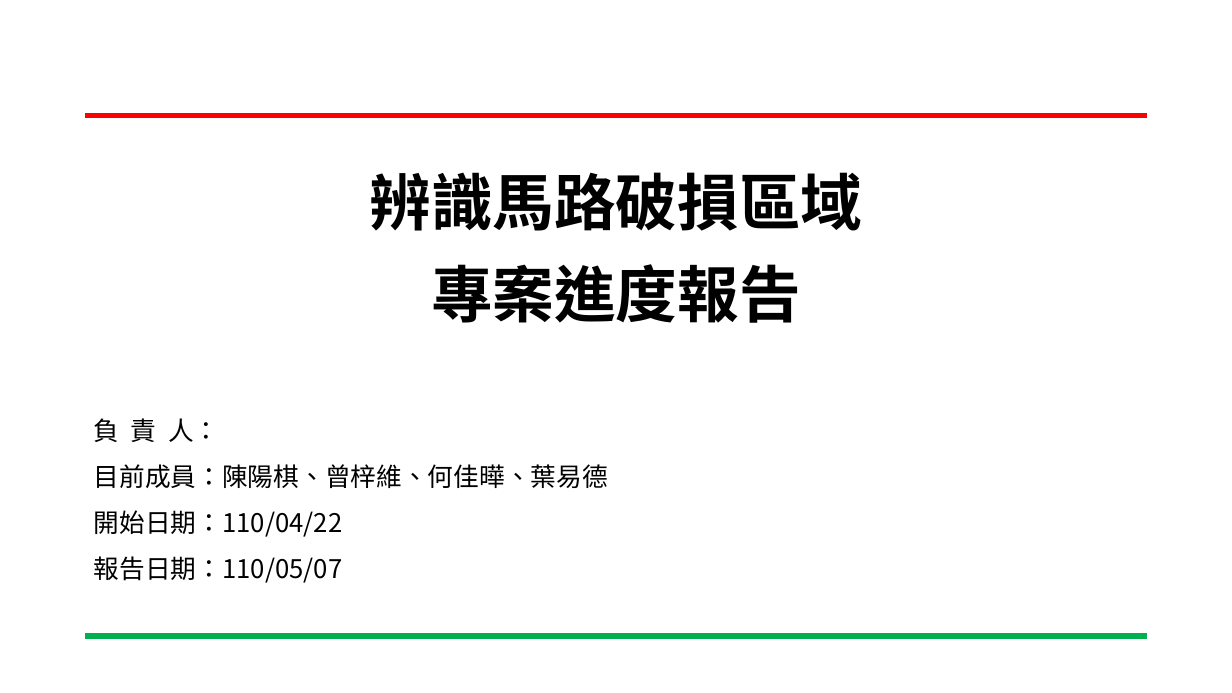
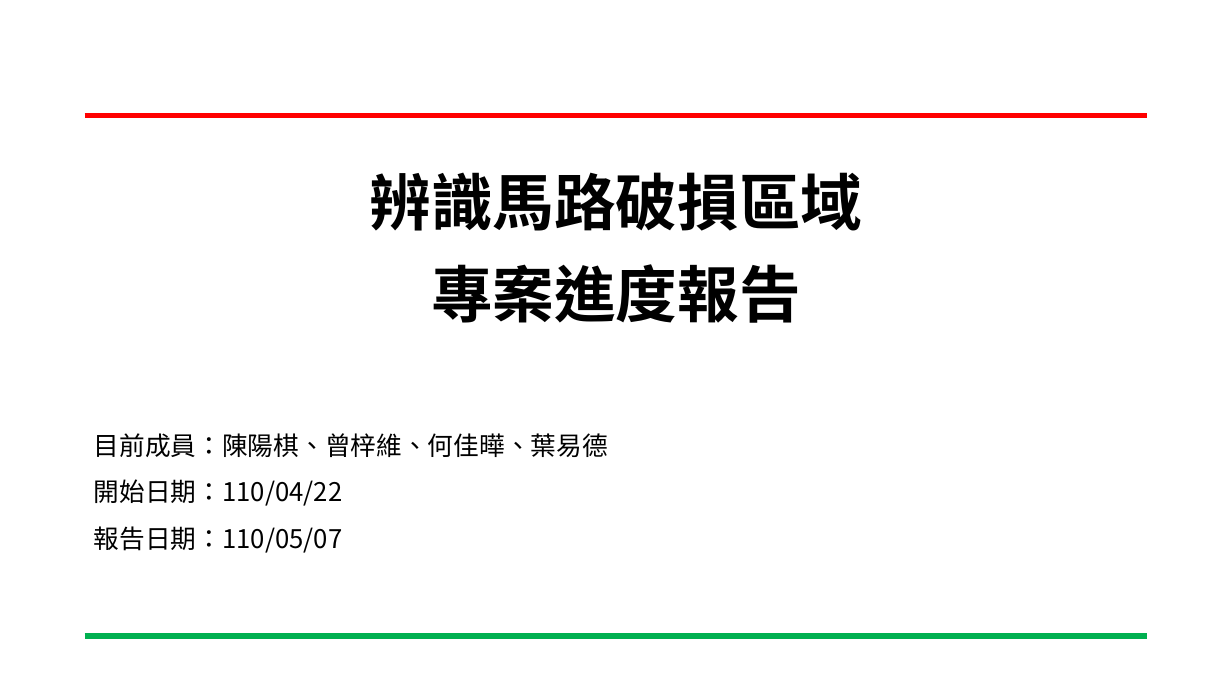
Before and after one commit to Sapphire1002/Embbeded, a slide deck: slide 1 of 期中報告_v2.pptx. Drawn at 1232x693 pixels with LibreOffice and Linux fonts; fonts in the diff are those of the drawing; background and template pictures are left out. Boxes give left, top, right and bottom in pixels: in the first picture for what was removed or moved away, otherwise in the second. Text is boxed around its words. In the diff, an @@ line names an element or a change of style, - is before the commit and + after.

Commit message:
Embedded

```diff
--- a/期中報告_v2.pptx
+++ b/期中報告_v2.pptx
@@ text at [94, 418, 219, 442]: paragraph removed @@
-負 責 人：
```
